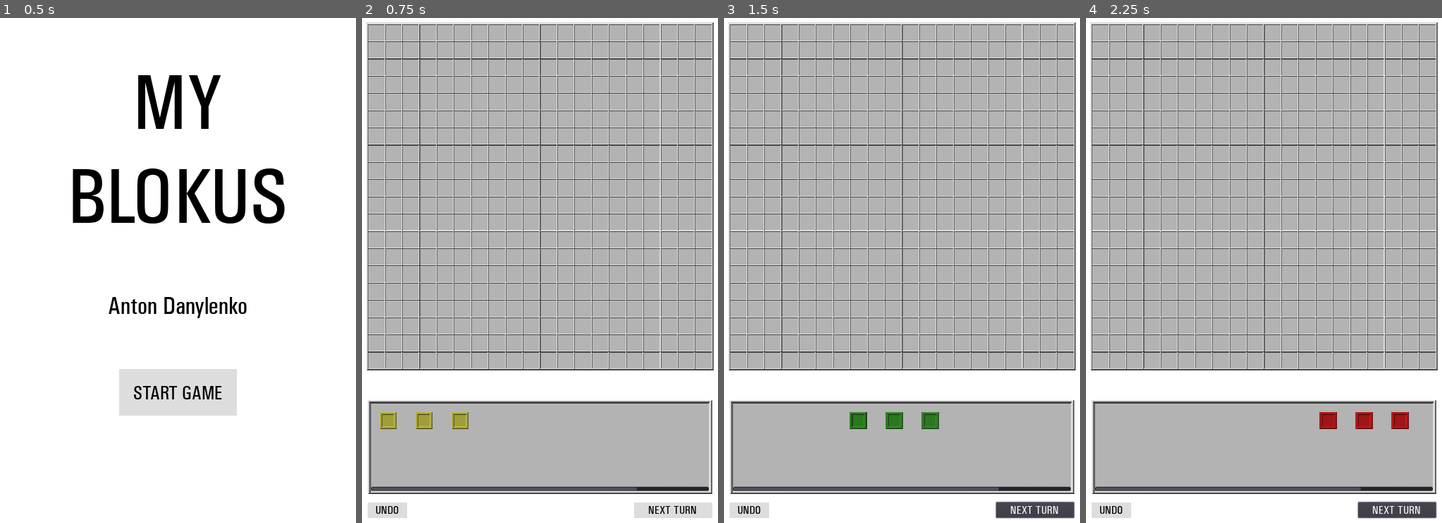
Above: before the commit, frames 1-4 (left to right).
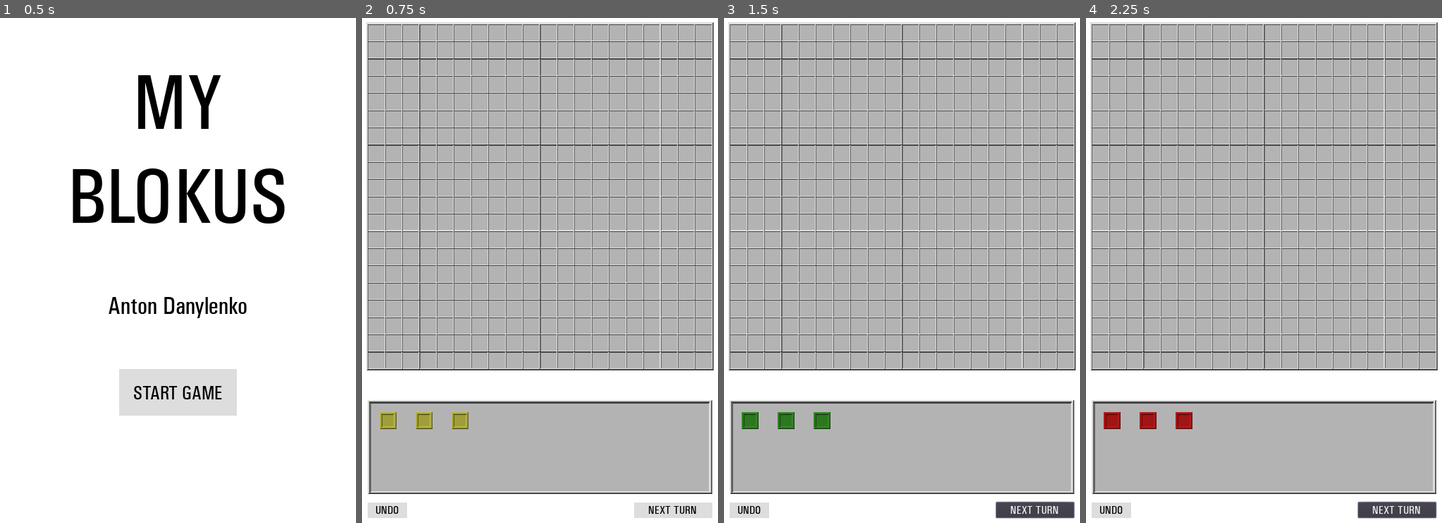
Above: after the commit, the same moments.

Repository: AntonDanylenko/godotBlokus
Game: Godot game, scene res://data/HUD.tscn
Two runs of this game, one before a commit and one after it. Both use one fixed random seed, a clock stepped at 60 frames per second and the inputs below.
Inputs:
- Up to frame 1 (0.5 s): no input
- Up to frame 2 (0.75 s): click "START GAME" at 0.5 s
- Up to frame 3 (1.5 s): click "NEXT TURN" at 1.25 s
- Up to frame 4 (2.25 s): click "NEXT TURN" at 2 s

Frame 1 is identical in both runs. In frame 2, 0.9% of the frame differs, in the area x 2-98%, y 92-94%; in frame 3, 1.9%, in the area x 2-98%, y 78-94%; in frame 4, 1.9%.

Commit message:
Created unique tray for each player. Pieces begin in the right place now.

Diff:
--- a/data/HUD.tscn
+++ b/data/HUD.tscn
@@ -35,24 +35,6 @@
 
 [node name="PieceTray" parent="." instance=ExtResource( 2 )]
 
-[node name="TrayScroll" type="ScrollContainer" parent="PieceTray"]
-anchor_right = 1.0
-anchor_bottom = 1.0
-margin_left = 8.0
-margin_top = 8.0
-margin_right = -8.0
-margin_bottom = -8.0
-rect_min_size = Vector2( 864, 224 )
-mouse_filter = 2
-follow_focus = true
-scroll_vertical_enabled = false
-
-[node name="InnerTray" type="HBoxContainer" parent="PieceTray/TrayScroll"]
-margin_right = 864.0
-margin_bottom = 210.0
-rect_min_size = Vector2( 864, 210 )
-mouse_filter = 2
-
 [node name="UndoButton" type="Button" parent="."]
 margin_left = 40.0
 margin_top = 1340.0
--- a/src/HUD.gd
+++ b/src/HUD.gd
@@ -7,7 +7,6 @@
 var BOARDGP = null # Board Global Position coordinates (x,y)
 var BOARDSIZE = null # Board Size in pixels (x,y)
 var TILESIZE = null # Tile Size in pixels (x,y)
-var TRAYGP = null # Tray Global Position coordinates (x,y)
 
 var PIECETYPES = [1,1,1] # List of all shapes of pieces
 var PLAYERS = ["Y","R","G","B"] # List of colors denoting the four players
@@ -32,13 +31,32 @@
 								clamp(stepify(piecePosition.y-TILESIZE.y/2, TILESIZE.y),0,BOARDSIZE.y-TILESIZE.y))
 	return nearestSquare
 
-func _instantiate_piece(type):
+func _instantiate_tray(player):
+	# Instantiate the starting tray and pieces for a player
+	var trayScroll = ScrollContainer.new()
+	trayScroll.name = "TrayScroll" + player
+	trayScroll.rect_position = Vector2(8,8)
+	trayScroll.rect_size = Vector2(864,224)
+	trayScroll.rect_min_size = Vector2(864,224)
+	trayScroll.mouse_filter = Control.MOUSE_FILTER_IGNORE
+	trayScroll.scroll_vertical_enabled = false
+	$PieceTray.add_child(trayScroll)
+	var innerTray = HBoxContainer.new()
+	innerTray.name = "InnerTray"
+	innerTray.rect_size = Vector2(864,210)
+	innerTray.rect_min_size = Vector2(864,210)
+	innerTray.mouse_filter = Control.MOUSE_FILTER_IGNORE
+	trayScroll.add_child(innerTray)
+	for type in PIECETYPES:
+		_instantiate_piece(type,player)
+
+func _instantiate_piece(type,player):
 	# Instantiate a piece
 	var pieceContainerScene = load("res://data/PieceContainer.tscn")
 	var pieceContainer = pieceContainerScene.instance()
-	$PieceTray/TrayScroll/InnerTray.add_child(pieceContainer)
+	$PieceTray.get_node("TrayScroll"+player).get_node("InnerTray").add_child(pieceContainer)
 	var piece = pieceContainer.get_node("Piece")
-	piece.set_color(curPlayer)
+	piece.set_color(player)
 	# Connect signals
 	piece.connect("pickedup", self, "_on_Piece_pickedup")
 	piece.connect("dropped", self, "_on_Piece_dropped")
@@ -48,7 +66,7 @@
 	pieceDict[piece] = {}
 	pieceDict[piece]["overBoard"] = false
 	pieceDict[piece]["type"] = type
-	pieceDict[piece]["color"] = curPlayer
+	pieceDict[piece]["color"] = player
 	# Hide piece visibility
 	piece.visible = false
 
@@ -58,18 +76,16 @@
 	BOARDGP = $Board.rect_position
 	BOARDSIZE = $Board.rect_size
 	TILESIZE = $Board/BoardTiles.cell_size * $Board/BoardTiles.scale
-	TRAYGP = $PieceTray/TrayScroll/InnerTray.rect_position
 
 	# Randomize player order
 	randomize()
 	PLAYERS.shuffle()
 	print(PLAYERS)
 
-	# Loop through players and instantiate their pieces
+	# Loop through players and instantiate their trays and pieces
 	for color in PLAYERS:
 		curPlayer = color
-		for type in PIECETYPES:
-			_instantiate_piece(type)
+		_instantiate_tray(curPlayer)
 
 	# Start Game screen
 	var startScreenScene = load("res://data/StartScreen.tscn")
@@ -144,7 +160,7 @@
 	var pieceContainer = curPiece.get_parent()
 	# Remove piece and pieceContainer from tray and add piece to HUD.
 	pieceContainer.remove_child(curPiece)
-	$PieceTray/TrayScroll/InnerTray.remove_child(pieceContainer)
+	$PieceTray.get_node("TrayScroll"+curPlayer).get_node("InnerTray").remove_child(pieceContainer)
 	add_child(curPiece)
 
 func _on_Piece_dropped(id):
@@ -166,5 +182,5 @@
 		remove_child(id)
 		var type = pieceDict[id]["type"]
 		pieceDict.erase(id)
-		_instantiate_piece(type)
+		_instantiate_piece(type,curPlayer)
 	curPiece = null
